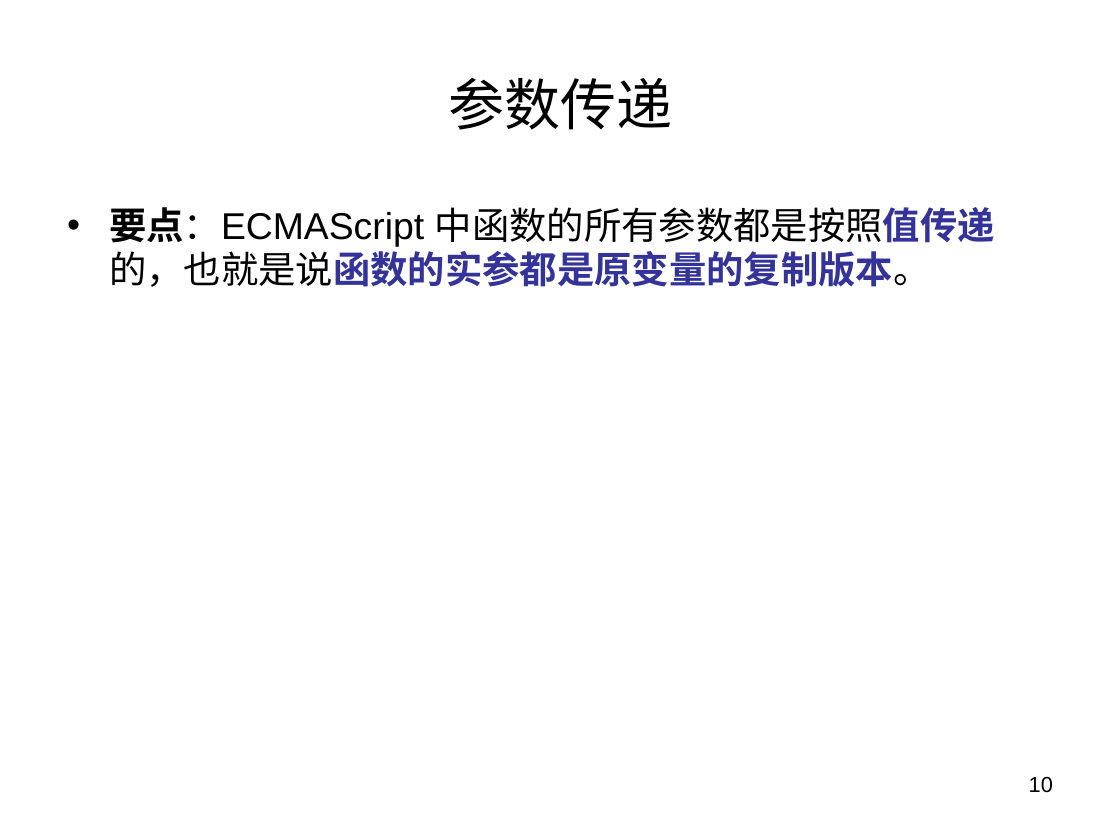
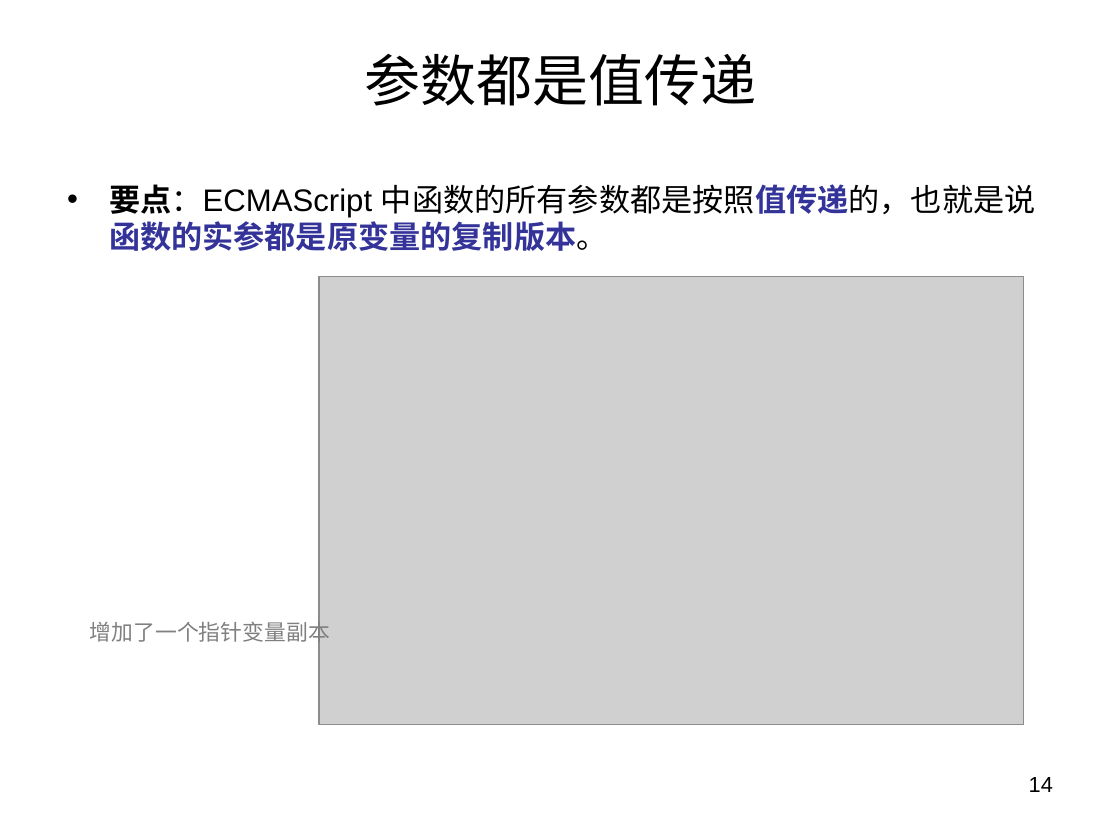
Before and after one commit to panxuepeng/javascript, a slide deck: slide 14 of ppt/第二天课程.ppt (slide 10 before the commit). Drawn at 1120x840 pixels with LibreOffice and Linux fonts; fonts in the diff are those of the drawing; grey boxes stand for pictures. Boxes give left, top, right and bottom in pixels: in the first picture for what was removed or moved away, otherwise in the second. Text is boxed around its words. In the diff, an @@ line names an element or a change of style, - is before the commit and + after.

```diff
--- a/ppt/第二天课程.ppt
+++ b/ppt/第二天课程.ppt
@@ title at [364, 54, 756, 106]: text changed @@
-参数传递
+参数都是值传递
@@ text "要点：ECMAScript 中函数的所有参数都是按照值传递的，也就是说函数的实参都是原变量的复制版本。": place and size @@
-text "要点：ECMAScript 中函数的所有参数都是按照值传递的，也就是说函数的实参都是原变量的复制版本。" at [109, 207, 995, 287]
+text "要点：ECMAScript 中函数的所有参数都是按照值传递的，也就是说函数的实参都是原变量的复制版本。" at [109, 184, 1036, 251]
@@ text "要点：ECMAScript 中函数的所有参数都是按照值传递的，也就是说函数的实参都是原变量的复制版本。" at [109, 184, 1036, 251]: size 24 to 20 pt; less space between paragraphs @@
@@ picture added at [319, 277, 1024, 726] @@
@@ text added at [90, 618, 330, 646], 14 pt, text #808080 @@
+增加了一个指针变量副本
@@ page number at [1029, 777, 1053, 792]: text changed @@
-10
+14
```
Also in this commit, not shown: 31 other slides changed, 23 slides added, 5 slides removed, 8 other files.
